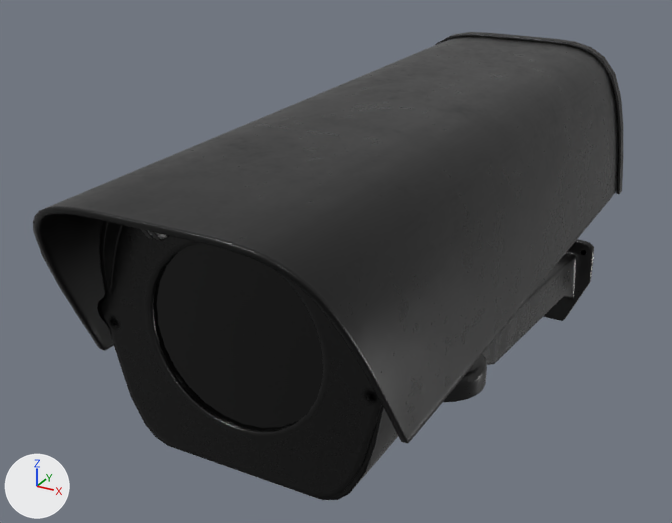
What one commit did to the glTF model hero.glb.
Before and after are seen from a camera (50 mm lens) standing at (0.212, -0.493, 0.382) and looking at (-0.06, 0.002, 0.135). The axes (+X, +Y, +Z) are drawn at lower left. The lights are the same throughout. The first picture is the older version. Vertices at exactly the same position are counted once.

Objects in the first picture: 'hero'.
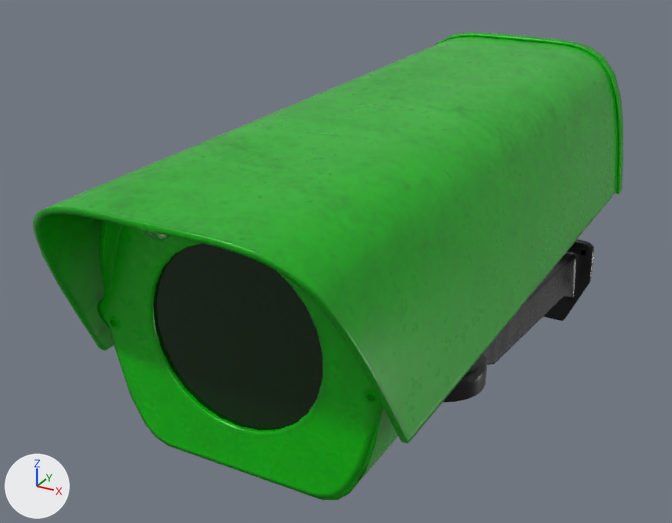
What differs and where, as boxes [x1, y1, x2, y2] in the pictures (672 x 523 px):
part 1 of me_hero, recoloured (black to green)
    both: [33, 32, 623, 500]

The change, as a diff of the scene's bpy script:
```diff
--- a/hero.glb.py
+++ b/hero.glb.py
@@ me_hero @@
 me_hero.from_pydata(...)  # 7236 vertices, 13571 faces; spans x -0.085..0.085, y -0.25..0.303, z -0.025..0.261
 # used by ob_hero; location = (0.0, 0.0, 0.0)
+# me_hero part 1: 7938 faces centred in x -0.085..0.085, y -0.25..0.168, z 0.1..0.261 are repainted in the vertex colours; the middle colour goes from black #000000 to green #00ff00
 me_hero.materials.append(mat_hero)
```
